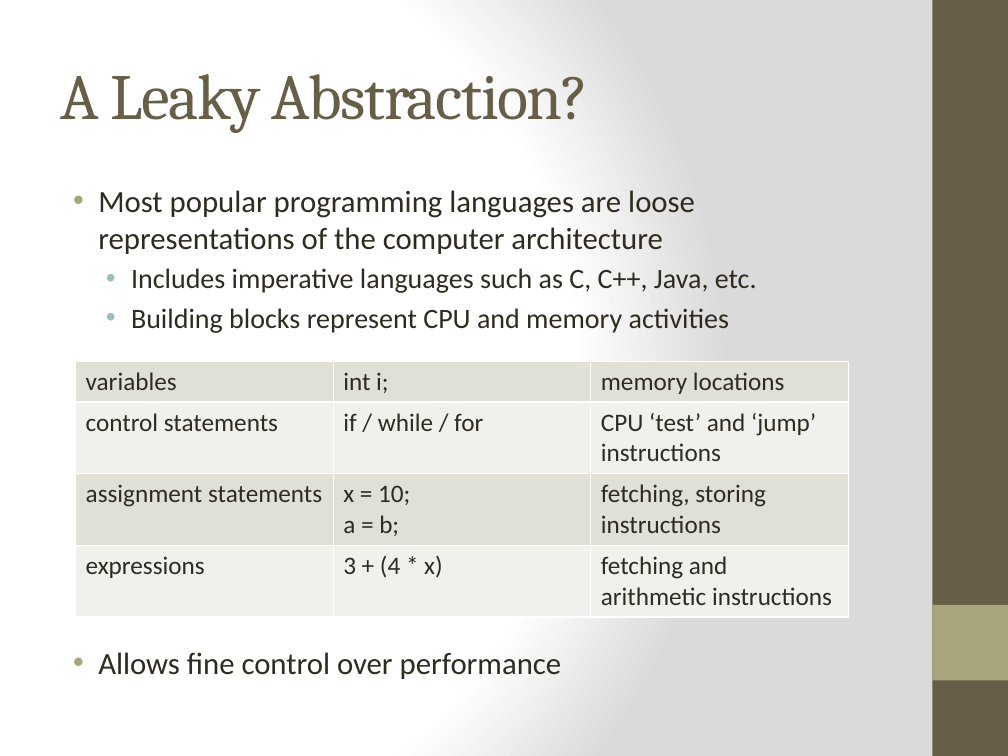
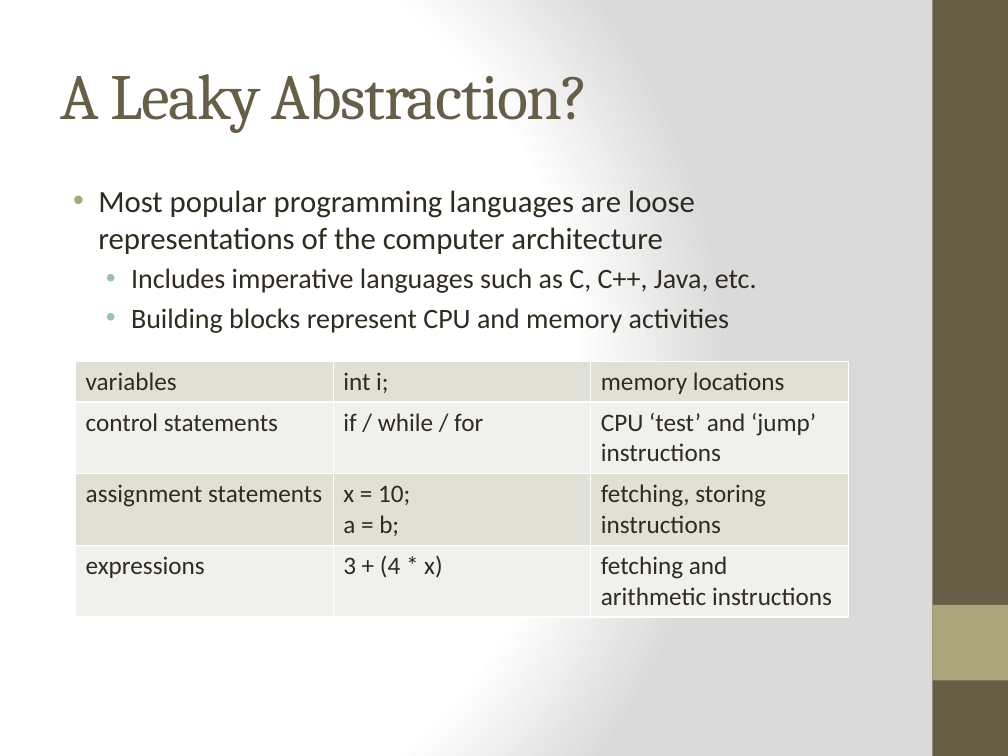
Before and after one commit to bjhartin/FoundationsOfFunctionalProgramming, a slide deck: slide 4 of FoundationsOfFunctionalProgramming.pptx. Drawn at 1008x756 pixels with LibreOffice and Linux fonts; fonts in the diff are those of the drawing. Boxes give left, top, right and bottom in pixels: in the first picture for what was removed or moved away, otherwise in the second. Text is boxed around its words. In the diff, an @@ line names an element or a change of style, - is before the commit and + after.

```diff
--- a/FoundationsOfFunctionalProgramming.pptx
+++ b/FoundationsOfFunctionalProgramming.pptx
@@ text removed at (98, 652, 562, 679) @@
-• Allows fine control over performance
```
Also in this commit, not shown: 1 other slide changed, 1 slide added.
